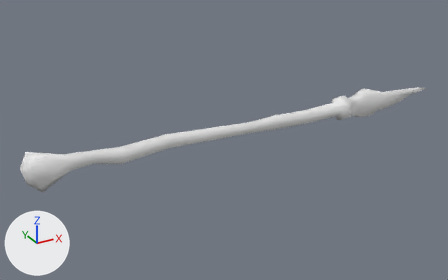
The FBX model Assets/Art/Models/Environment/WallWeaponSpear.fbx, before and after one commit.
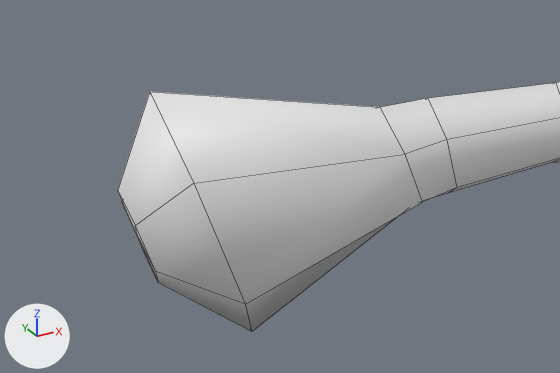
Each version is shown whole from a camera (50 mm lens) standing at (-0.384, -0.619, 0.301) and looking at (-0.036, 0.014, -0.016), then close up on the part from 0% to 21% of the width and 49% to 71% of the height. Arrows for +X, +Y and +Z are at lower left; the lights stay in place. The close-ups show mesh edges as thin lines. Where no turn or scale is listed for an object, it has been applied to the vertices.

Names of what the first close-up shows: 'WallWeaponSpear'.
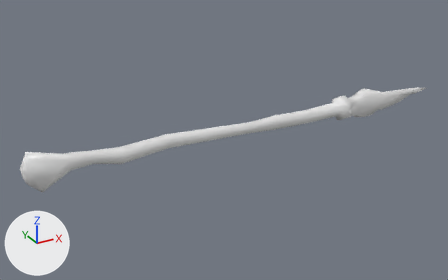
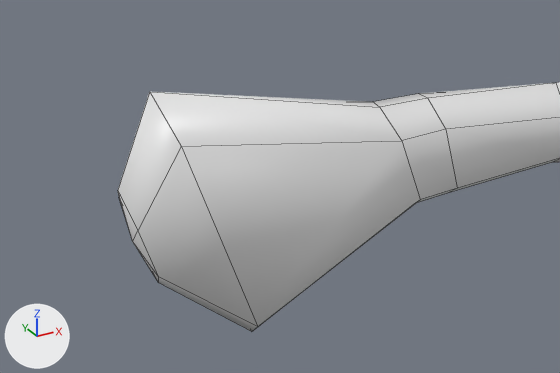
Pixel boxes [x1, y1, x2, y2] of what changed, in the close-ups (560 x 373 px; the box of a moved part takes in the faces that stretch with it):
part 1 of me_circle_007, moved or reshaped: before [118, 84, 560, 331]; after [118, 83, 560, 331]

What changed in the scene script:
```text
Change me_circle_007:
    where me_circle_007.from_pydata(...)  # 128 vertices, 126 faces; spans x -0.289..0.299, y -0.015..0.015, z -0.024..0.028
    used by ob_wallweaponspear; location = (0.0, 0.0, 0.0)
    me_circle_007 part 1
    me_circle_007.vertices[33].co: (-0.287, 0.0, 0.0) -> (-0.288, 0.0, 0.0)  # pixel (137, 236) -> pixel (132, 241)
    me_circle_007.vertices[56].co: (-0.278, -0.014, 0.015) -> (-0.279, -0.011, 0.021)  # pixel (193, 183) -> pixel (181, 146)
    me_circle_007.vertices[57].co: (-0.231, -0.009, 0.011) -> (-0.231, -0.009, 0.013)  # pixel (446, 139) -> pixel (445, 129)
    me_circle_007.vertices[58].co: (-0.24, -0.011, 0.011) -> (-0.24, -0.01, 0.013)  # pixel (404, 154) -> pixel (401, 140)
    me_circle_007.vertices[59].co: (-0.288, -0.005, 0.005) -> (-0.288, -0.008, 0.005)  # pixel (135, 225) -> pixel (137, 230)
    me_circle_007.vertices[69].co: (-0.272, -0.014, -0.011) -> (-0.27, -0.011, -0.017)  # pixel (245, 304) -> pixel (257, 326)
    me_circle_007.vertices[71].co: (-0.238, -0.011, 0.0) -> (-0.238, -0.01, 0.0)  # pixel (422, 202) -> pixel (420, 199)
    me_circle_007.vertices[72].co: (-0.285, -0.005, -0.005) -> (-0.285, -0.008, -0.005)  # pixel (155, 271) -> pixel (158, 276)
    me_circle_007.vertices[111].co: (-0.278, 0.014, 0.015) -> (-0.279, 0.011, 0.021)
    me_circle_007.vertices[112].co: (-0.231, 0.009, 0.011) -> (-0.231, 0.009, 0.013)  # not seen -> pixel (418, 93)
    me_circle_007.vertices[113].co: (-0.24, 0.011, 0.011) -> (-0.24, 0.01, 0.013)  # not seen -> pixel (372, 101)
    me_circle_007.vertices[114].co: (-0.288, 0.005, 0.005) -> (-0.288, 0.008, 0.005)  # pixel (121, 201) -> pixel (118, 197)
    me_circle_007.vertices[124].co: (-0.272, 0.014, -0.011) -> (-0.27, 0.011, -0.017)
    me_circle_007.vertices[126].co: (-0.238, 0.011, 0.0) -> (-0.238, 0.01, 0.0)
    me_circle_007.vertices[127].co: (-0.285, 0.005, -0.005) -> (-0.285, 0.008, -0.005)  # pixel (141, 247) -> not seen
```
